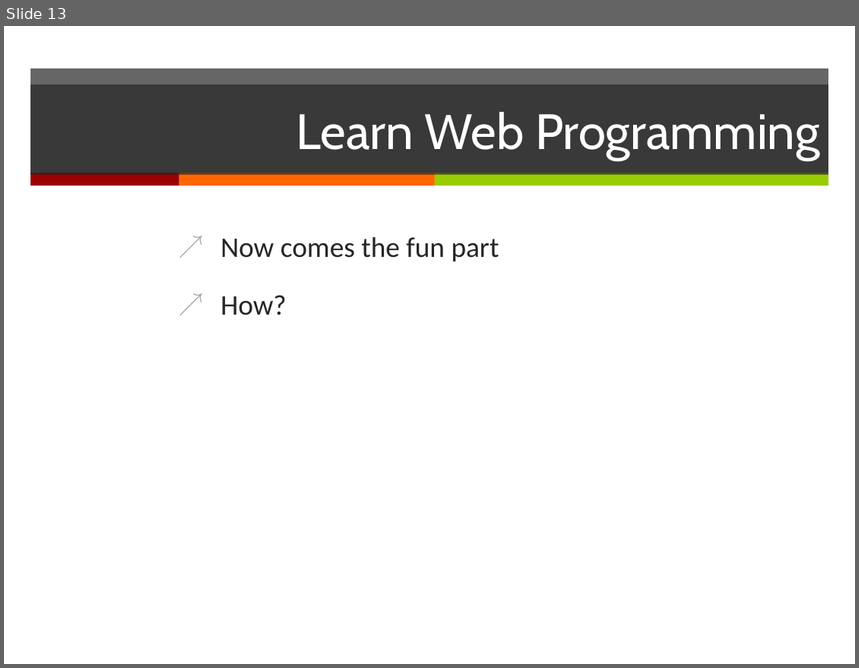
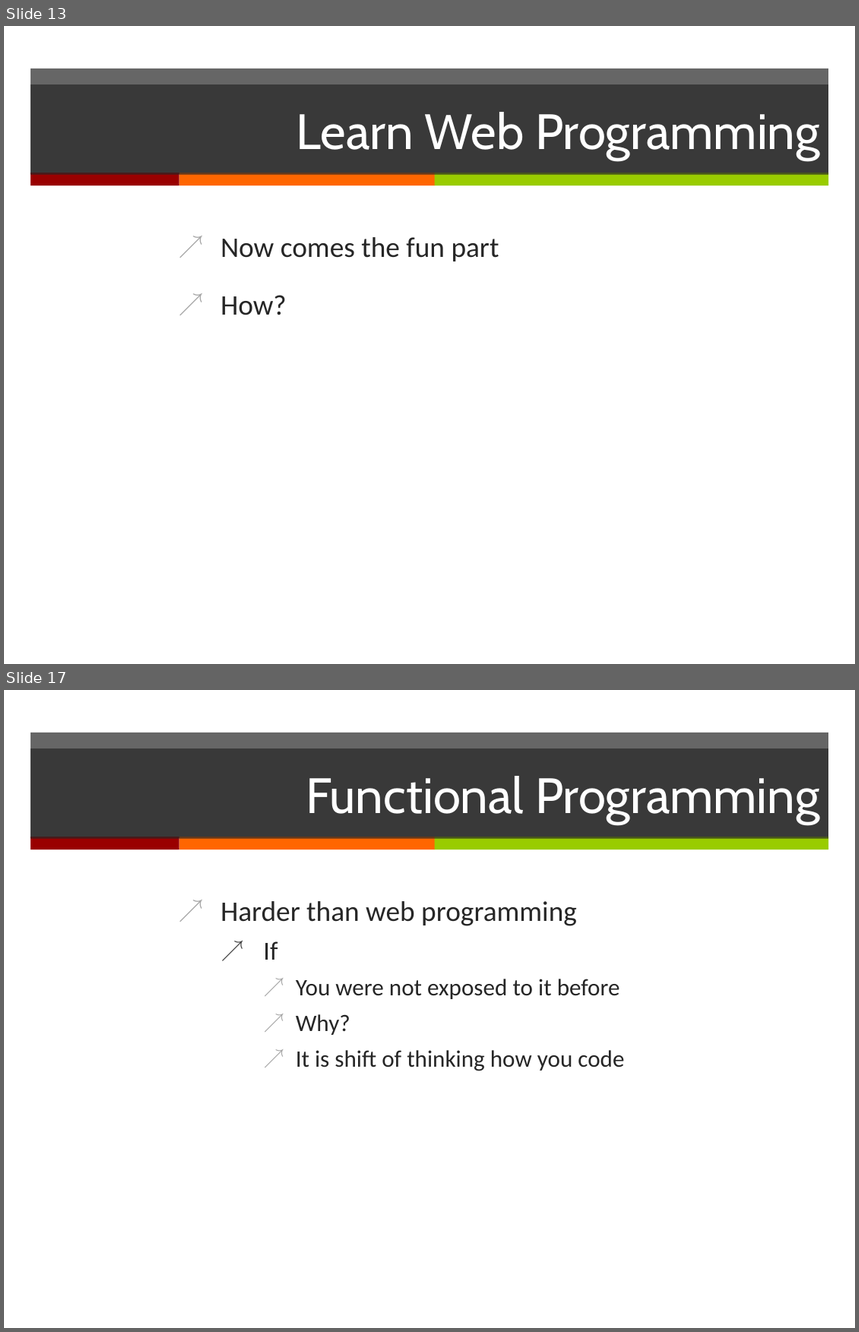
Before and after one commit to erkinun/slides, a slide deck: learn.pptx. Shown one above the other, each under a label of ours: slide 13 before the commit, slides 13 and 17 after it; the slides between them are not shown. The pictures are 859x668 and 859x1332 pixels, drawn with LibreOffice and Linux fonts; fonts in the diff are those of the drawing. Boxes give left, top, right and bottom in pixels: in the first picture for what was removed or moved away, otherwise in the second. Text is boxed around its words. In the diff, an @@ line names an element or a change of style, - is before the commit and + after.

```diff
--- a/learn.pptx
+++ b/learn.pptx
@@ slide 17 added at bbox=[4, 690, 855, 1328], background #FFFFFF; not listed: 4 template elements that a slide beside it also shows @@
@@ title added at bbox=[31, 749, 829, 839], fill #262626 at 70% opacity, 42 pt, text #FFFFFF @@
+Functional Programming
@@ text added at bbox=[221, 901, 624, 1072], 20 pt, text #262626 @@
+↗ Harder than web programming
+  ↗ If
+    ↗ You were not exposed to it before
+    ↗ Why?
+    ↗ It is shift of thinking how you code
```
Also in this commit, not shown: 3 slides changed, 4 other slides added.
